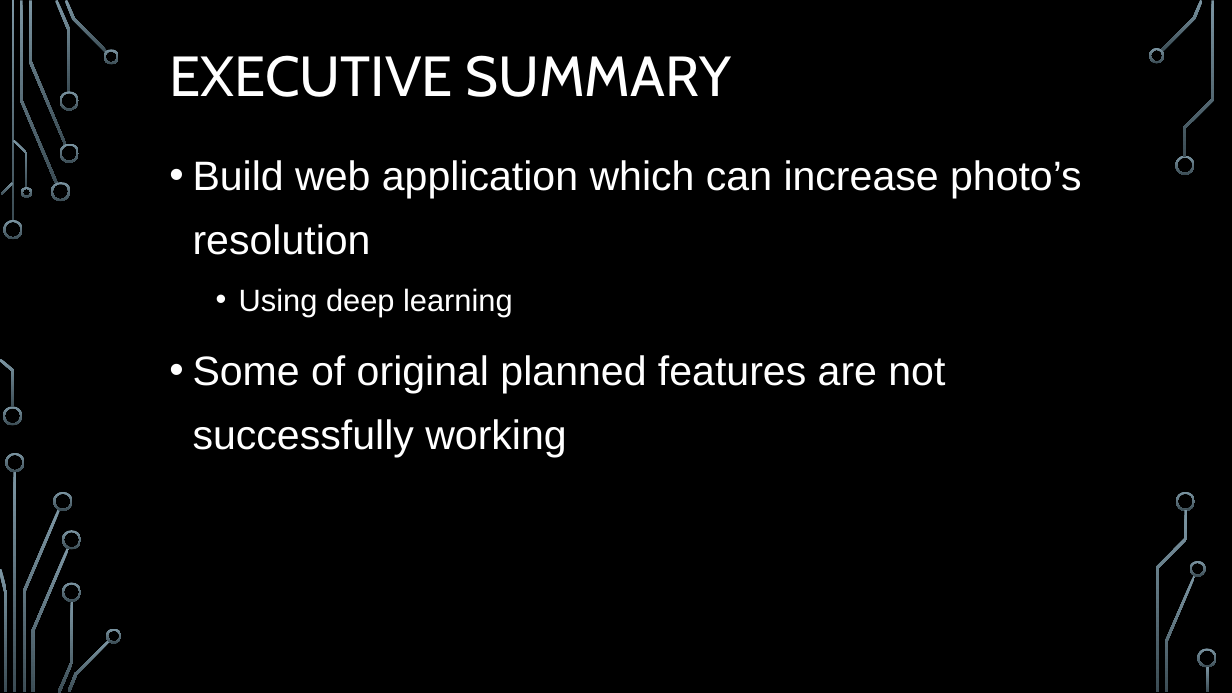
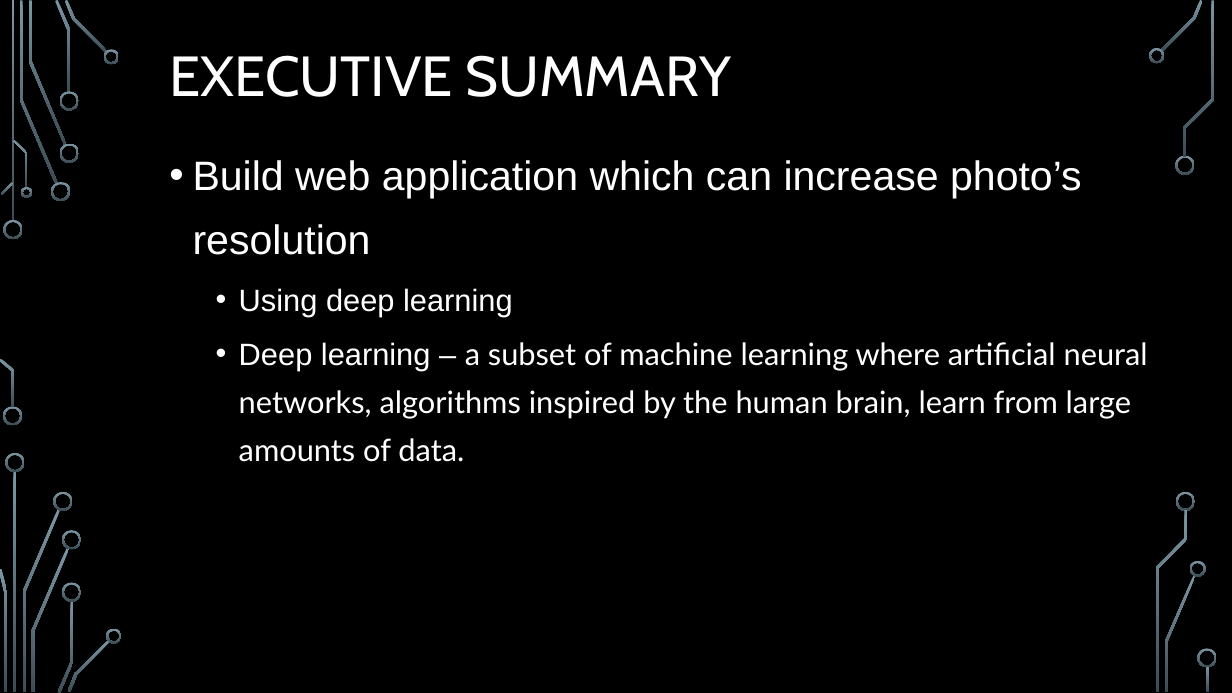
Before and after one commit to kk2250/Project_SRGAN, a slide deck: slide 3 of project_srgan.pptx. Drawn at 1232x693 pixels with LibreOffice and Linux fonts; fonts in the diff are those of the drawing; background and template pictures are left out. Boxes give left, top, right and bottom in pixels: in the first picture for what was removed or moved away, otherwise in the second. Text is boxed around its words. In the diff, an @@ line names an element or a change of style, - is before the commit and + after.

```diff
--- a/project_srgan.pptx
+++ b/project_srgan.pptx
@@ text at [239,342,1148,462]: text changed; size 32 to 24 pt; font Arial to Lato @@
-• Some of original planned features are not successfully working
+  • Deep learning – a subset of machine learning where artificial neural networks, algorithms inspired by the human brain, learn from large amounts of data.
```
Also in this commit, not shown: 2 other slides changed, 1 slide added, 14 other files.
